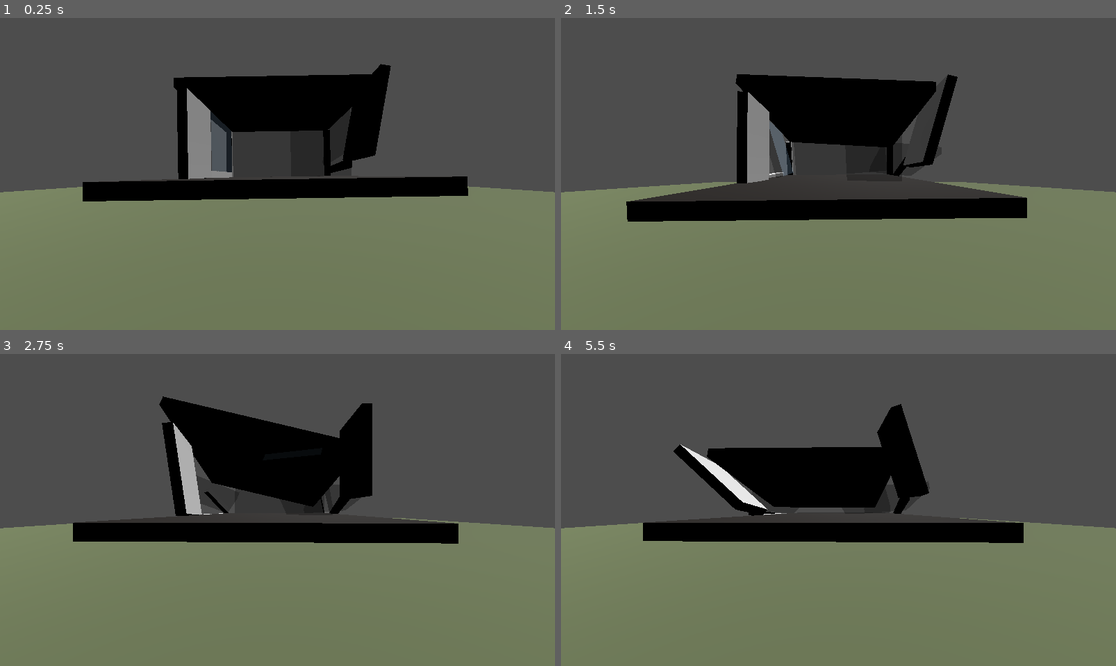
Above: before the commit, frames 1-4 (two rows, left to right).
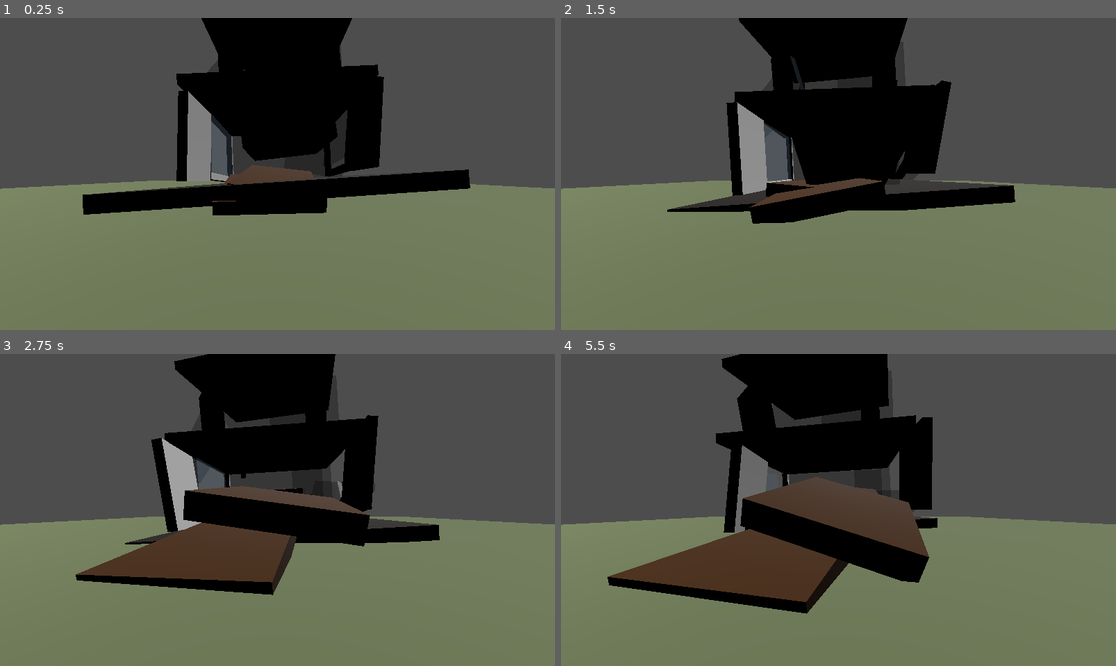
Above: after the commit, the same moments.

Repository: MMBBB139/Explosion
Game: Godot game, scene res://source/main.tscn
Same seed, same stepped clock (60 frames per second), same inputs: the game is played once before the commit and once after it.
Inputs:
- Up to frame 1 (0.25 s): no input
- Up to frame 2 (1.5 s): no input
- Up to frame 3 (2.75 s): no input
- Up to frame 4 (5.5 s): no input

The runs differ from the first frame. In frame 1, 11% of the frame differs, in the area x 0-100%, y 0-64%; in frame 2, 16%; in frame 3, 21%; in frame 4, 26%, in the area x 0-100%, y 0-84%.

Commit message:
new slab style house complete, but there is a really bid bug because of the Rigid Bodies

Diff:
--- a/project/house.tscn
+++ b/project/house.tscn
@@ -1,6 +1,7 @@
 [gd_scene load_steps=61 format=3 uid="uid://7jb8qwa6k8uq"]
 
 [sub_resource type="BoxShape3D" id="BoxShape3D_ju0r2"]
+margin = 0.0
 size = Vector3(10, 0.5, 15)
 
 [sub_resource type="BoxMesh" id="BoxMesh_7nprm"]
@@ -10,6 +11,7 @@
 albedo_color = Color(0.121569, 0.0980392, 0.0823529, 1)
 
 [sub_resource type="BoxShape3D" id="BoxShape3D_1ox0j"]
+margin = 0.0
 size = Vector3(3, 0.5, 4.5)
 
 [sub_resource type="BoxMesh" id="BoxMesh_ed4fd"]
@@ -25,9 +27,11 @@
 albedo_color = Color(0.312389, 0.175839, 9.62615e-08, 1)
 
 [sub_resource type="BoxShape3D" id="BoxShape3D_fqcul"]
+margin = 0.0
 size = Vector3(3, 0.5, 4)
 
 [sub_resource type="BoxShape3D" id="BoxShape3D_4yr6d"]
+margin = 0.0
 size = Vector3(3, 0.5, 3.5)
 
 [sub_resource type="BoxMesh" id="BoxMesh_3faxy"]
@@ -37,6 +41,7 @@
 albedo_color = Color(0.312389, 0.175839, 9.62615e-08, 1)
 
 [sub_resource type="BoxShape3D" id="BoxShape3D_yq4ek"]
+margin = 0.0
 size = Vector3(3, 0.5, 3)
 
 [sub_resource type="BoxMesh" id="BoxMesh_qbytr"]
@@ -46,6 +51,7 @@
 albedo_color = Color(0.312389, 0.175839, 9.62615e-08, 1)
 
 [sub_resource type="BoxShape3D" id="BoxShape3D_fwit6"]
+margin = 0.0
 size = Vector3(3, 0.5, 2.5)
 
 [sub_resource type="BoxMesh" id="BoxMesh_inhym"]
@@ -55,6 +61,7 @@
 albedo_color = Color(0.312389, 0.175839, 9.62615e-08, 1)
 
 [sub_resource type="BoxShape3D" id="BoxShape3D_cbewn"]
+margin = 0.0
 size = Vector3(3, 0.5, 2)
 
 [sub_resource type="BoxMesh" id="BoxMesh_nnwas"]
@@ -64,6 +71,7 @@
 albedo_color = Color(0.312389, 0.175839, 9.62615e-08, 1)
 
 [sub_resource type="BoxShape3D" id="BoxShape3D_2lpbb"]
+margin = 0.0
 size = Vector3(3, 0.5, 1.5)
 
 [sub_resource type="BoxMesh" id="BoxMesh_14den"]
@@ -73,6 +81,7 @@
 albedo_color = Color(0.312389, 0.175839, 9.62615e-08, 1)
 
 [sub_resource type="BoxShape3D" id="BoxShape3D_hklkn"]
+margin = 0.0
 size = Vector3(3, 0.5, 1)
 
 [sub_resource type="BoxMesh" id="BoxMesh_bo7ot"]
@@ -82,6 +91,7 @@
 albedo_color = Color(0.312389, 0.175839, 9.62615e-08, 1)
 
 [sub_resource type="BoxShape3D" id="BoxShape3D_7ckjf"]
+margin = 0.0
 size = Vector3(3, 0.5, 0.5)
 
 [sub_resource type="BoxMesh" id="BoxMesh_uq8t4"]
@@ -91,6 +101,7 @@
 albedo_color = Color(0.312389, 0.175839, 9.62615e-08, 1)
 
 [sub_resource type="BoxShape3D" id="BoxShape3D_cmbvs"]
+margin = 0.0
 size = Vector3(9, 4.5, 0.5)
 
 [sub_resource type="BoxMesh" id="BoxMesh_sfh4r"]
@@ -101,6 +112,7 @@
 albedo_color = Color(0.623529, 0.815686, 0.988235, 0.27451)
 
 [sub_resource type="BoxShape3D" id="BoxShape3D_0vdsx"]
+margin = 0.0
 size = Vector3(10, 0.5, 10)
 
 [sub_resource type="BoxMesh" id="BoxMesh_x01m2"]
@@ -116,9 +128,11 @@
 albedo_color = Color(0.623529, 0.815686, 0.988235, 0.27451)
 
 [sub_resource type="BoxShape3D" id="BoxShape3D_fb6cb"]
+margin = 0.0
 size = Vector3(3, 4.5, 0.5)
 
 [sub_resource type="BoxShape3D" id="BoxShape3D_icqhv"]
+margin = 0.0
 size = Vector3(0.5, 4.5, 0.5)
 
 [sub_resource type="BoxMesh" id="BoxMesh_pesgc"]
@@ -127,6 +141,7 @@
 [sub_resource type="StandardMaterial3D" id="StandardMaterial3D_xy5j0"]
 
 [sub_resource type="BoxShape3D" id="BoxShape3D_j84s6"]
+margin = 0.0
 size = Vector3(0.5, 4, 6)
 
 [sub_resource type="BoxMesh" id="BoxMesh_xuuxy"]
@@ -137,6 +152,7 @@
 albedo_color = Color(0.623529, 0.815686, 0.988235, 0.27451)
 
 [sub_resource type="BoxShape3D" id="BoxShape3D_71qr2"]
+margin = 0.0
 size = Vector3(0.5, 0.5, 6)
 
 [sub_resource type="BoxMesh" id="BoxMesh_eys50"]
@@ -145,6 +161,7 @@
 [sub_resource type="StandardMaterial3D" id="StandardMaterial3D_ejffh"]
 
 [sub_resource type="BoxShape3D" id="BoxShape3D_ts4ig"]
+margin = 0.0
 size = Vector3(0.5, 4.5, 3.5)
 
 [sub_resource type="BoxMesh" id="BoxMesh_fo5hk"]
@@ -182,7 +199,7 @@
 [node name="house" type="Node3D"]
 
 [node name="floor" type="RigidBody3D" parent="."]
-transform = Transform3D(1, 0, 0, 0, 1, 0, 0, 0, 1, 0, -0.323917, 0)
+transform = Transform3D(1, 0, 0, 0, 1, 0, 0, 0, 1, 0, -0.25, 0)
 
 [node name="CollisionShape3D" type="CollisionShape3D" parent="floor"]
 shape = SubResource("BoxShape3D_ju0r2")
@@ -192,7 +209,6 @@
 surface_material_override/0 = SubResource("StandardMaterial3D_ndrbm")
 
 [node name="staircase" type="Node3D" parent="."]
-visible = false
 
 [node name="RigidBody3D" type="RigidBody3D" parent="staircase"]
 transform = Transform3D(1, 0, 0, 0, 1, 0, 0, 0, 1, 0, 0.254, -4.75)
@@ -447,7 +463,6 @@
 
 [node name="secondStory" type="Node3D" parent="."]
 transform = Transform3D(0.7, 0, 0, 0, 1, 0, 0, 0, 0.5, -0.0161076, 5.54002, 2.16778)
-visible = false
 
 [node name="RigidBody3D3" type="RigidBody3D" parent="secondStory"]
 transform = Transform3D(1, 0, 0, 0, 1, 0, 0, 0, 1, 0, 2.25, 7.25)
--- a/project/source/main.tscn
+++ b/project/source/main.tscn
@@ -1,9 +1,15 @@
-[gd_scene load_steps=6 format=3 uid="uid://dyp4viirq5heh"]
+[gd_scene load_steps=8 format=3 uid="uid://dyp4viirq5heh"]
 
 [ext_resource type="PackedScene" uid="uid://5ij3nn0epsej" path="res://source/oldBuildingModularBlocksVersion.tscn" id="1_tb6m1"]
 [ext_resource type="PackedScene" uid="uid://7jb8qwa6k8uq" path="res://house.tscn" id="1_uo6t7"]
 
+[sub_resource type="BoxShape3D" id="BoxShape3D_7k8cq"]
+margin = 0.0
+
+[sub_resource type="BoxMesh" id="BoxMesh_4nyeq"]
+
 [sub_resource type="BoxShape3D" id="BoxShape3D_vceju"]
+margin = 0.0
 size = Vector3(40, 0.5, 40)
 
 [sub_resource type="BoxMesh" id="BoxMesh_2d5bf"]
@@ -14,6 +20,26 @@
 
 [node name="Main" type="Node3D"]
 
+[node name="test2" type="RigidBody3D" parent="."]
+transform = Transform3D(1, 0, 0, 0, 1, 0, 0, 0, 1, 0, 4.33057, 0)
+visible = false
+
+[node name="CollisionShape3D" type="CollisionShape3D" parent="test2"]
+shape = SubResource("BoxShape3D_7k8cq")
+
+[node name="MeshInstance3D" type="MeshInstance3D" parent="test2"]
+mesh = SubResource("BoxMesh_4nyeq")
+
+[node name="test" type="RigidBody3D" parent="."]
+transform = Transform3D(1, 0, 0, 0, 1, 0, 0, 0, 1, 0, 2.40616, 0)
+visible = false
+
+[node name="CollisionShape3D" type="CollisionShape3D" parent="test"]
+shape = SubResource("BoxShape3D_7k8cq")
+
+[node name="MeshInstance3D" type="MeshInstance3D" parent="test"]
+mesh = SubResource("BoxMesh_4nyeq")
+
 [node name="house" parent="." instance=ExtResource("1_uo6t7")]
 transform = Transform3D(1, 0, 0, 0, 1, 0, 0, 0, 1, 0, 1.16548, 0)
 
@@ -21,13 +47,13 @@
 visible = false
 
 [node name="ground" type="StaticBody3D" parent="."]
+transform = Transform3D(1, 0, 0, 0, 1, 0, 0, 0, 1, 0, -0.360828, 0)
 
 [node name="CollisionShape3D" type="CollisionShape3D" parent="ground"]
-transform = Transform3D(1, 0, 0, 0, 1, 0, 0, 0, 1, 0, -0.25, 0)
 shape = SubResource("BoxShape3D_vceju")
 
 [node name="MeshInstance3D" type="MeshInstance3D" parent="ground"]
-transform = Transform3D(1, 0, 0, 0, 1, 0, 0, 0, 1, 0, -0.25, 0)
+transform = Transform3D(1, 0, 0, 0, 1, 0, 0, 0, 1, 0, 0.366244, 0)
 mesh = SubResource("BoxMesh_2d5bf")
 surface_material_override/0 = SubResource("StandardMaterial3D_et1k5")
 
